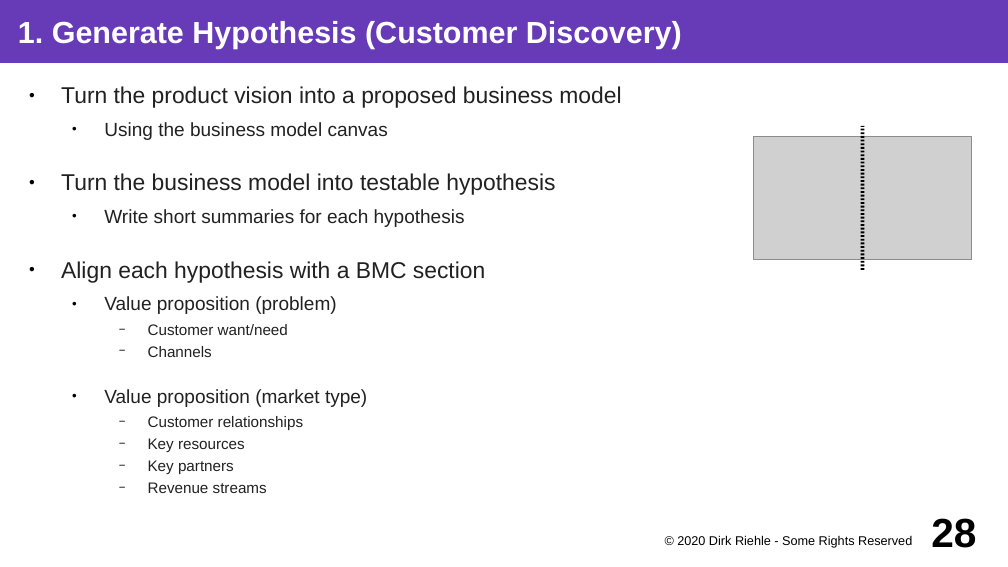
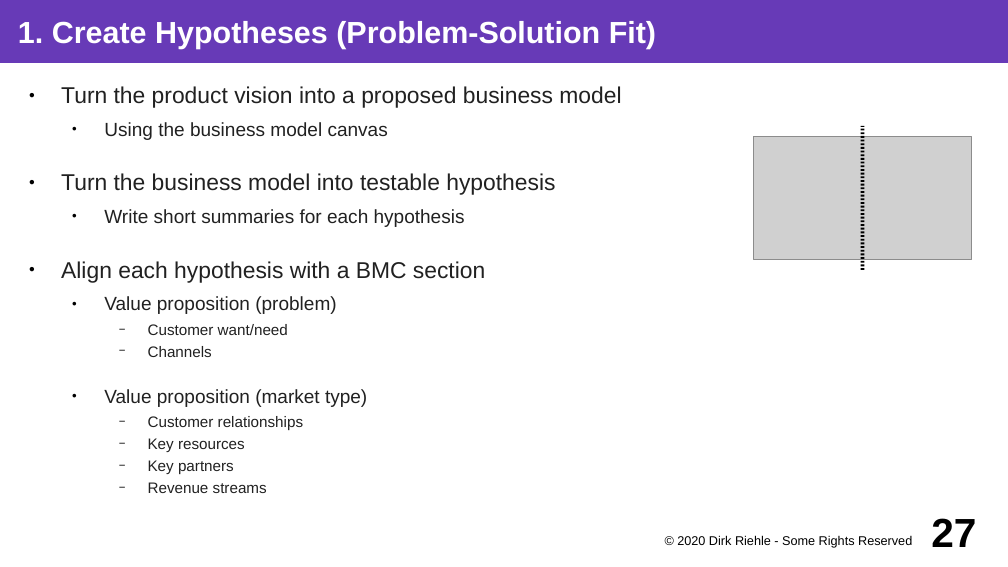
Before and after one commit to dirkriehle/coss-course, a slide deck: slide 27 of Lecture slides/COSS D01 - Software Startups.odp (slide 28 before the commit). Drawn at 1008x567 pixels with LibreOffice and Linux fonts; fonts in the diff are those of the drawing; grey boxes stand for pictures. Boxes give left, top, right and bottom in pixels: in the first picture for what was removed or moved away, otherwise in the second. Text is boxed around its words. In the diff, an @@ line names an element or a change of style, - is before the commit and + after.

```diff
--- a/Lecture slides/COSS D01 - Software Startups.odp
+++ b/Lecture slides/COSS D01 - Software Startups.odp
@@ title at <box>18,21,656,49</box>: text changed @@
-1. Generate Hypothesis (Customer Discovery)
+1. Create Hypotheses (Problem-Solution Fit)
@@ page number at <box>931,518,976,547</box>: text changed @@
-28
+27
```
Also in this commit, not shown: 20 other slides changed, 4 slides added, 3 slides removed, 4 other files.
